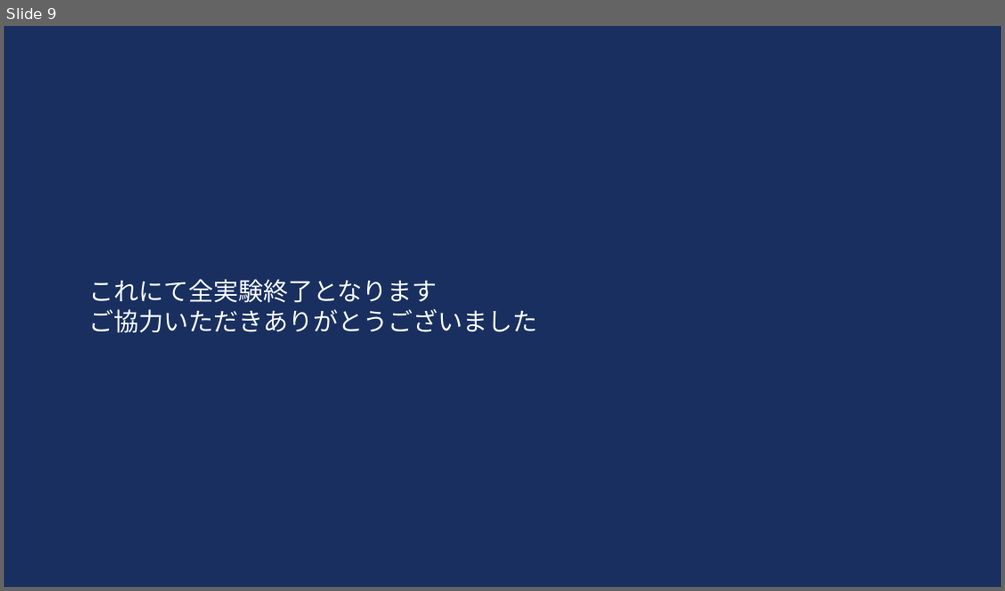
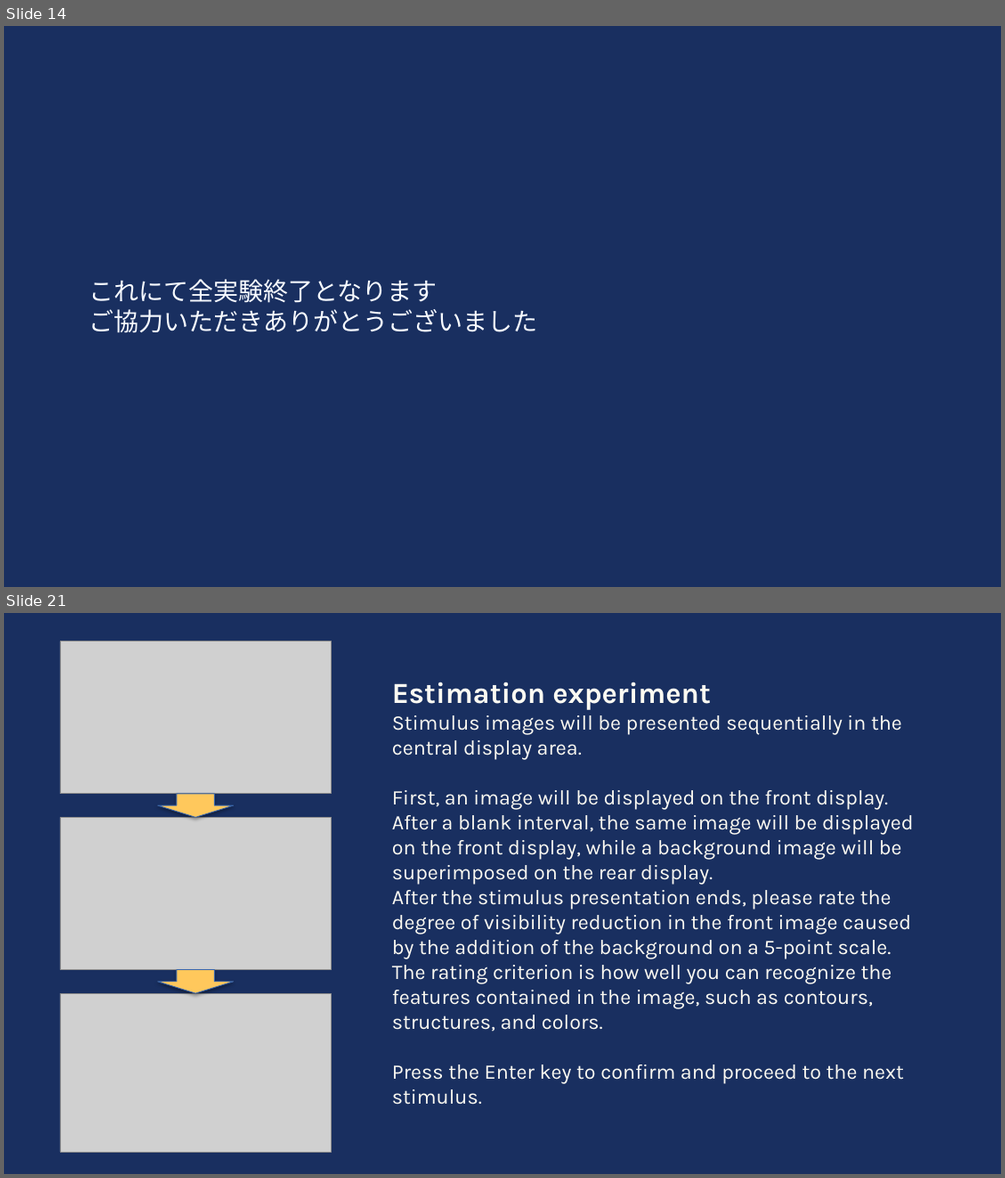
Before and after one commit to HAMADAKAZUKI2423/lab, a slide deck: tex/ethicsreview/ethics_review_visibility/別紙2評価実験説明.pptx. Shown one above the other, each under a label of ours: slide 9 before the commit, slides 14 and 21 after it; the slides between them are not shown. The pictures are 1005x591 and 1005x1178 pixels, drawn with LibreOffice and Linux fonts; fonts in the diff are those of the drawing; grey boxes stand for pictures. Boxes give left, top, right and bottom in pixels: in the first picture for what was removed or moved away, otherwise in the second. Text is boxed around its words. In the diff, an @@ line names an element or a change of style, - is before the commit and + after.

```diff
--- a/tex/ethicsreview/ethics_review_visibility/別紙2評価実験説明.pptx
+++ b/tex/ethicsreview/ethics_review_visibility/別紙2評価実験説明.pptx
@@ slide 21 added at bbox=[4, 613, 1001, 1174], background #192F60 @@
@@ picture added at bbox=[60, 641, 331, 794] @@
@@ text added at bbox=[392, 682, 914, 1104], 20 pt, text #FCFAF2 @@
+Estimation experiment
+Stimulus images will be presented sequentially in the central display area.
+First, an image will be displayed on the front display.
+After a blank interval, the same image will be displayed on the front display, while a background image will be superimposed on the rear display.
+After the stimulus presentation ends, please rate the degree of visibility reduction in the front image caused by the addition of the background on a 5-point scale.
+The rating criterion is how well you can recognize the features contained in the image, such as contours, structures, and colors.
+Press the Enter key to confirm and proceed to the next stimulus.
@@ down arrow added at bbox=[158, 794, 234, 818], fill #FFC85C, outline #3A67AB 0.75 pt @@
@@ picture added at bbox=[60, 817, 331, 970] @@
@@ down arrow added at bbox=[158, 970, 234, 994], fill #FFC85C, outline #3A67AB 0.75 pt @@
@@ picture added at bbox=[60, 993, 331, 1151] @@
@@ what was slide 9 is now slide 14 @@
```
Also in this commit, not shown: 5 slides changed, 16 other slides added.
